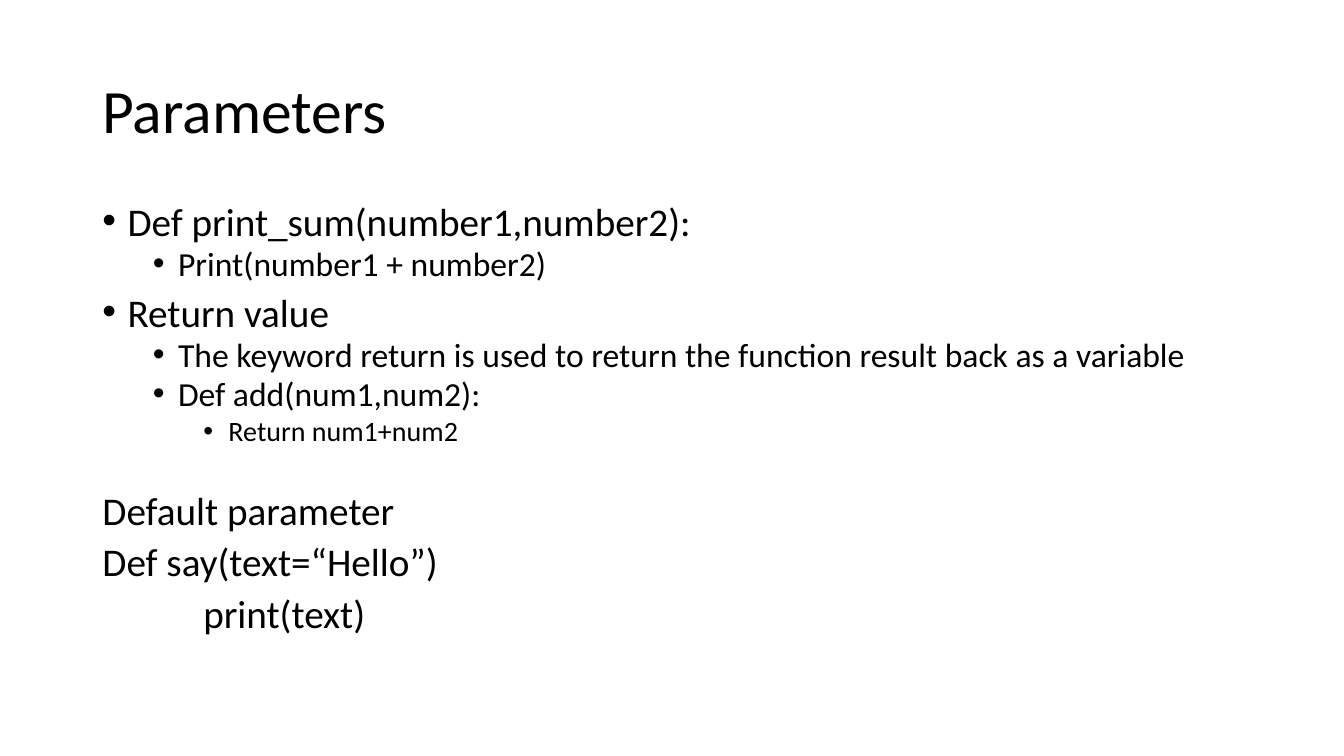
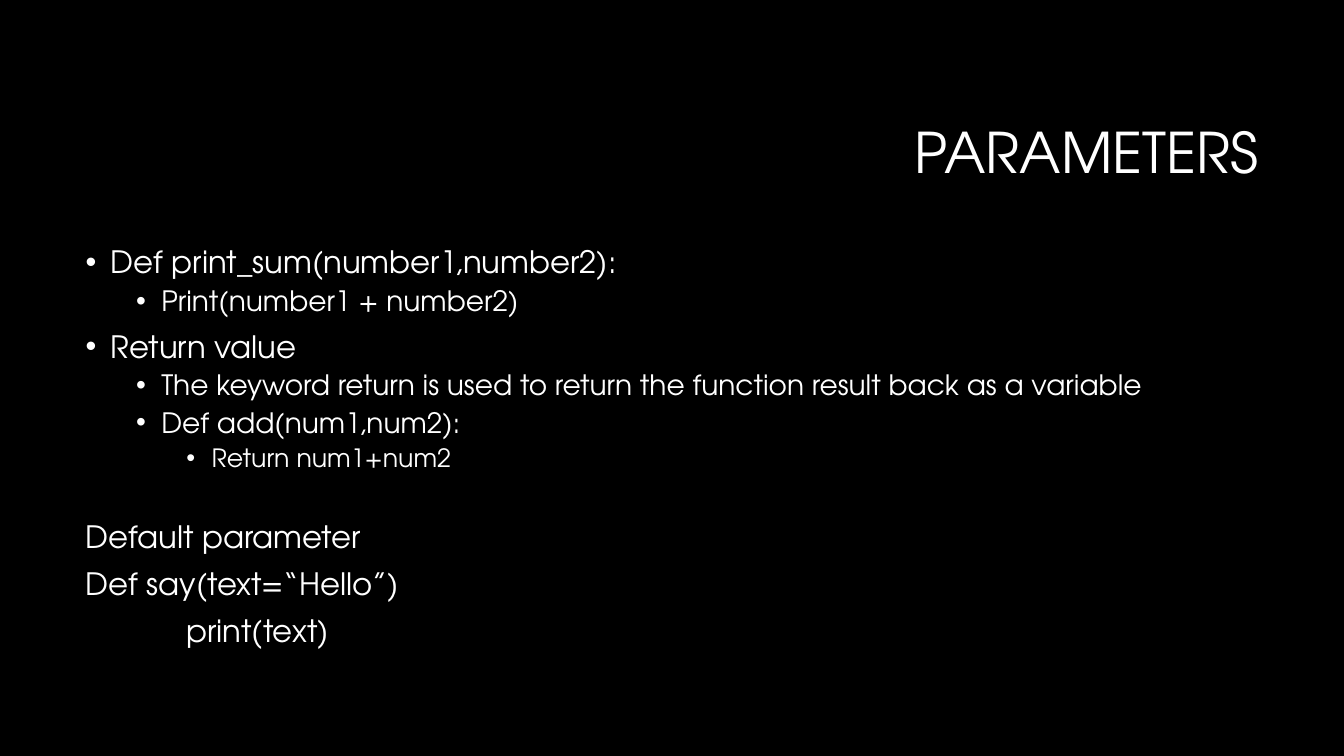
Before and after one commit to LuyangYin1/Python-for-everyone, a slide deck: slide 3 of Class-2/Class – 2.pptm. Drawn at 1344x756 pixels with LibreOffice and Linux fonts; fonts in the diff are those of the drawing; background and template pictures are left out. Boxes give left, top, right and bottom in pixels: in the first picture for what was removed or moved away, otherwise in the second. Text is boxed around its words. In the diff, an @@ line names an element or a change of style, - is before the commit and + after.

```diff
--- a/Class-2/Class – 2.pptm
+++ b/Class-2/Class – 2.pptm
@@ background #FFFFFF to #000000 @@
@@ title at [915, 131, 1259, 174]: text changed; size 44 to 40 pt; font Calibri to TeX Gyre Adventor; text colour #000000 to #FFFFFF @@
-Parameters
+PARAMETERS
@@ text "Def print_sum(number1,number2):": place and size @@
-text "Def print_sum(number1,number2):" at [102, 207, 1184, 635]
+text "Def print_sum(number1,number2):" at [86, 250, 1141, 649]
@@ text "Def print_sum(number1,number2):" at [86, 250, 1141, 649]: size 28 to 22 pt in "Def print_sum(number1,number2):", "Return value", "Default parameter", "Def say(text=“Hello”)" and 1 more places; font Calibri to TeX Gyre Adventor, text colour #000000 to #FFFFFF; size 24 to 20 pt in "Print(number1 + number2)", "The keyword return is used to return ...", "Def add(num1,num2):"; size 20 to 18 pt in "Return num1+num2"; line spacing 0.8 to 0.9 @@
```
Also in this commit, not shown: 15 other slides changed, 1 slide added, 1 slide removed.
